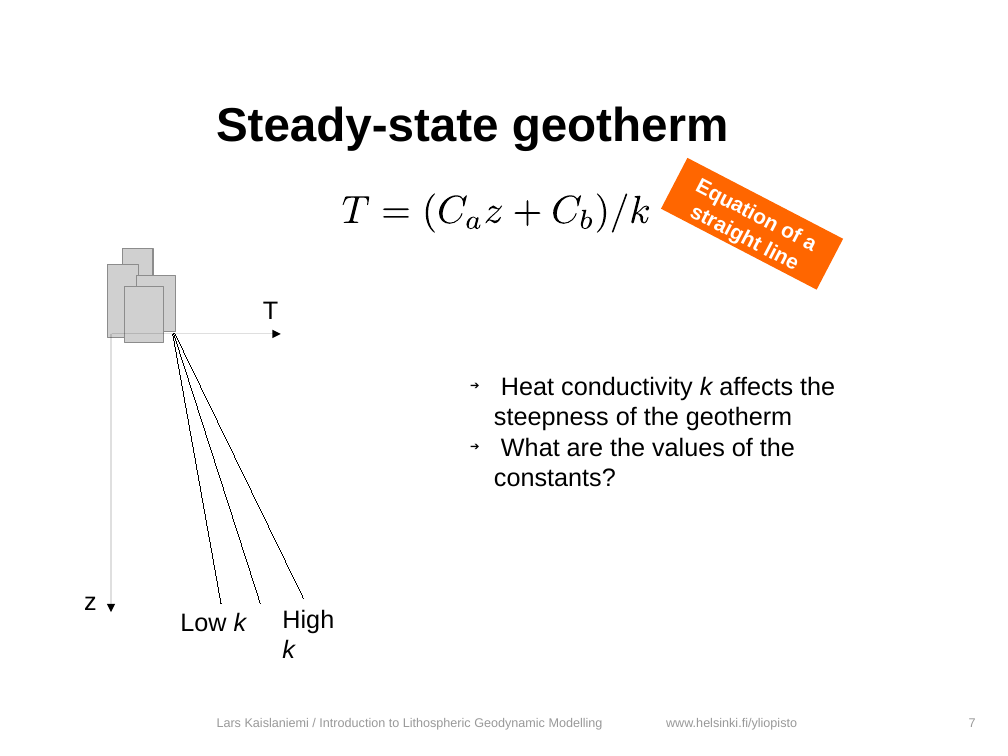
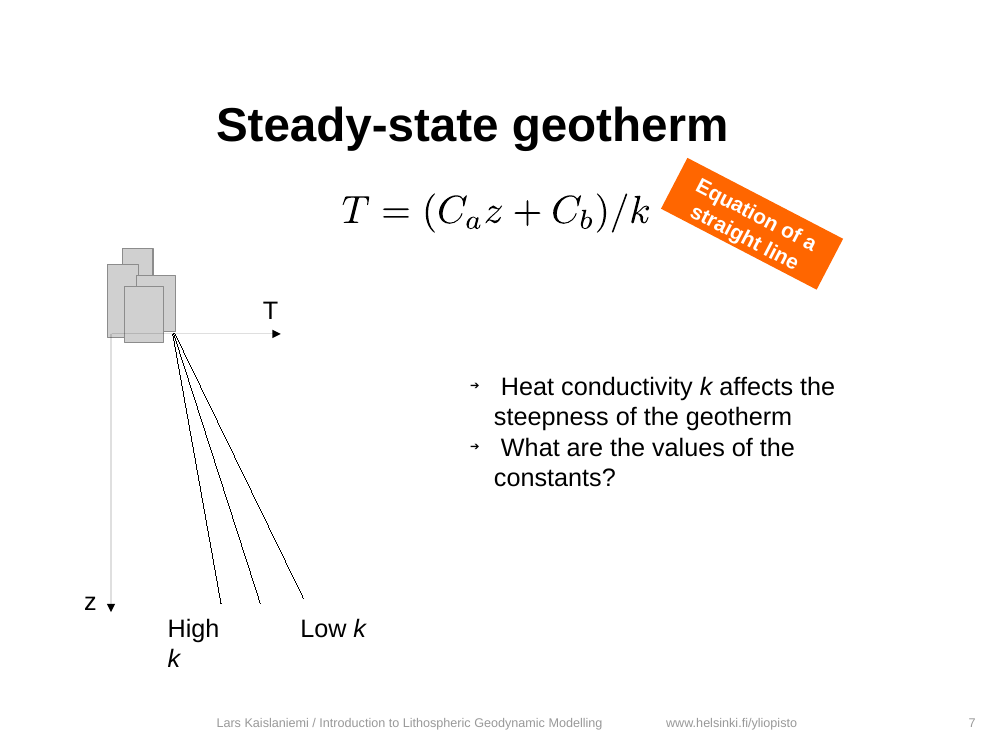
Before and after one commit to HUGG/NGWM2016-modelling-course, a slide deck: slide 7 of Lessons/03-Analytical-solutions-heat-transfer/heat_transfer_analytical.odp. Drawn at 1008x756 pixels with LibreOffice and Linux fonts; fonts in the diff are those of the drawing; grey boxes stand for pictures; background and template pictures are left out. Boxes give left, top, right and bottom in pixels: in the first picture for what was removed or moved away, otherwise in the second. Text is boxed around its words. In the diff, an @@ line names an element or a change of style, - is before the commit and + after.

```diff
--- a/Lessons/03-Analytical-solutions-heat-transfer/heat_transfer_analytical.odp
+++ b/Lessons/03-Analytical-solutions-heat-transfer/heat_transfer_analytical.odp
@@ text "High k": place and size @@
-text "High k" at [282,609,334,658]
+text "High k" at [168,618,220,667]
@@ text "Low k": place and size @@
-text "Low k" at [180,612,247,632]
+text "Low k" at [300,618,366,638]
```
Also in this commit, not shown: 12 other slides changed, 1 other file.
